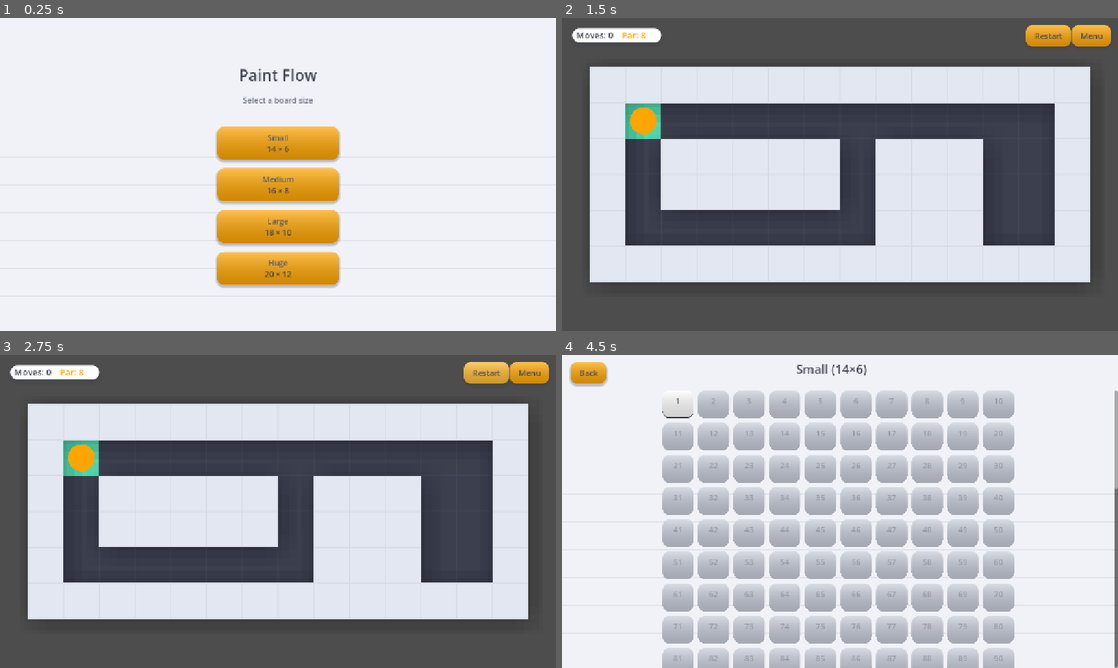
Above: before the commit, frames 1-4 (two rows, left to right).
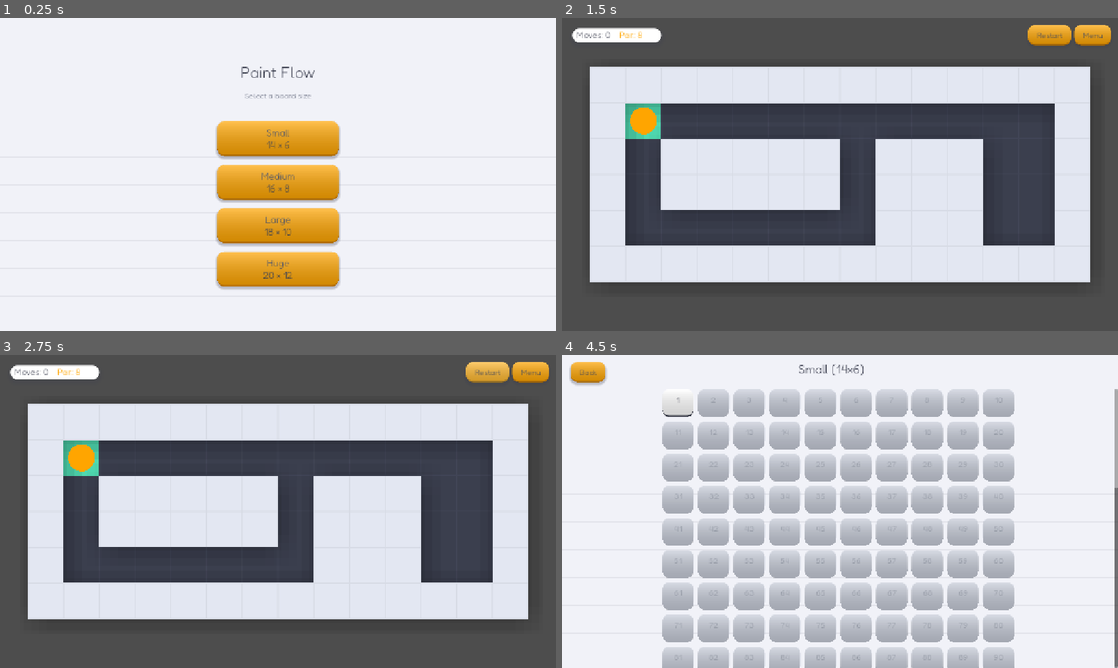
Above: after the commit, the same moments.

Repository: wheelibin/maze-fill
Game: Godot game, scene res://size_select.tscn
The game is run twice, just before and just after one commit, with the same random seed, the same clock (stepped at 60 frames per second) and the same inputs.
Inputs:
- Up to frame 1 (0.25 s): no input
- Up to frame 2 (1.5 s): click "Small 14 × 6" at 0.5 s; click "1" at 1.25 s
- Up to frame 3 (2.75 s): click "Restart" at 2 s
- Up to frame 4 (4.5 s): click "Restart" at 2.75 s; click "Restart" at 3.5 s; click "Menu" at 4.25 s

The runs differ from the first frame. In frame 1, 3.3% of the frame differs, in the area x 38-62%, y 15-87%; in frame 2, 0.5%; in frame 3, 0.5%; in frame 4, 4.2%, in the area x 1-100%, y 2-100%.

Commit message:
custom font

Diff:
--- a/game_theme.tres
+++ b/game_theme.tres
@@ -1,4 +1,6 @@
 [gd_resource type="Theme" format=3 uid="uid://qk18dh1imnit"]
+
+[ext_resource type="FontFile" path="res://fonts/Fredoka.ttf" id="1_fredoka"]
 
 [sub_resource type="StyleBoxFlat" id="ButtonDisabled"]
 content_margin_left = 20.0
@@ -33,6 +35,8 @@
 corner_radius_top_right = 16
 corner_radius_bottom_right = 16
 corner_radius_bottom_left = 16
+border_width_bottom = 4
+border_color = Color(0.8, 0.58, 0.15, 1)
 shadow_color = Color(0.235, 0.247, 0.31, 0.35)
 shadow_size = 6
 shadow_offset = Vector2(0, 5)
@@ -47,6 +51,8 @@
 corner_radius_top_right = 16
 corner_radius_bottom_right = 16
 corner_radius_bottom_left = 16
+border_width_bottom = 4
+border_color = Color(0.85, 0.52, 0, 1)
 shadow_color = Color(0.235, 0.247, 0.31, 0.3)
 shadow_size = 5
 shadow_offset = Vector2(0, 4)
@@ -75,10 +81,14 @@
 shadow_size = 10
 shadow_offset = Vector2(0, 6)
 
-[sub_resource type="SystemFont" id="SystemFont_default"]
+[sub_resource type="FontVariation" id="FontVariation_semibold"]
+base_font = ExtResource("1_fredoka")
+variation_opentype = {
+"wght": 700.0
+}
 
 [resource]
-default_font = SubResource("SystemFont_default")
+default_font = SubResource("FontVariation_semibold")
 default_font_size = 18
 Button/colors/font_color = Color(0.235, 0.247, 0.31, 1)
 Button/colors/font_disabled_color = Color(0.55, 0.58, 0.64, 1)
--- a/level_button.gd
+++ b/level_button.gd
@@ -37,7 +37,7 @@
 		box.corner_radius_top_right = 16
 		box.corner_radius_bottom_left = 16
 		box.corner_radius_bottom_right = 16
-		box.border_width_bottom = 3
+		box.border_width_bottom = 4
 		box.border_color = border
 		box.content_margin_bottom = 16
 		add_theme_stylebox_override(state, box)
--- a/project.godot
+++ b/project.godot
@@ -13,12 +13,9 @@
 config/name="Paint Flow"
 run/main_scene="res://size_select.tscn"
 config/features=PackedStringArray("4.7", "GL Compatibility")
+boot_splash/bg_color=Color(0.953, 0.949, 0.988, 1)
+boot_splash/image="res://splash_landscape_1920x1080.png"
 config/icon="res://icon_1024.png"
-boot_splash/show_image=true
-boot_splash/image="res://splash_landscape_1920x1080.png"
-boot_splash/fullsize=true
-boot_splash/use_filter=true
-boot_splash/bg_color=Color(0.953, 0.949, 0.988, 1)
 
 [autoload]
 
--- a/size_select.tscn
+++ b/size_select.tscn
@@ -51,6 +51,7 @@
 [node name="SmallButton" type="Button" parent="CenterContainer/VBoxContainer"]
 custom_minimum_size = Vector2(280, 0)
 layout_mode = 2
+theme_override_font_sizes/font_size = 22
 text = "Small
 14 × 6"
 
@@ -59,6 +60,7 @@
 [node name="MediumButton" type="Button" parent="CenterContainer/VBoxContainer"]
 custom_minimum_size = Vector2(280, 0)
 layout_mode = 2
+theme_override_font_sizes/font_size = 22
 text = "Medium
 16 × 8"
 
@@ -67,6 +69,7 @@
 [node name="LargeButton" type="Button" parent="CenterContainer/VBoxContainer"]
 custom_minimum_size = Vector2(280, 0)
 layout_mode = 2
+theme_override_font_sizes/font_size = 22
 text = "Large
 18 × 10"
 
@@ -75,6 +78,7 @@
 [node name="HugeButton" type="Button" parent="CenterContainer/VBoxContainer"]
 custom_minimum_size = Vector2(280, 0)
 layout_mode = 2
+theme_override_font_sizes/font_size = 22
 text = "Huge
 20 × 12"
 
--- a/win_popup.gd
+++ b/win_popup.gd
@@ -27,6 +27,10 @@
 		var base: StyleBox = button.get_theme_stylebox("normal")
 		var box: StyleBoxFlat = base.duplicate()
 		box.bg_color = {"normal": normal, "hover": hover, "pressed": pressed}[state]
+		if state == "pressed":
+			box.border_width_bottom = 0
+		else:
+			box.border_color = pressed
 		button.add_theme_stylebox_override(state, box)
 	button.add_theme_color_override("font_color", font_color)
 	button.add_theme_color_override("font_hover_color", font_color)
Not shown, added: button_sheen.gd.uid
Binary file added: fonts/Fredoka.ttf
Not shown, added: fonts/Fredoka.ttf.import
Not shown, added: fonts/OFL.txt
